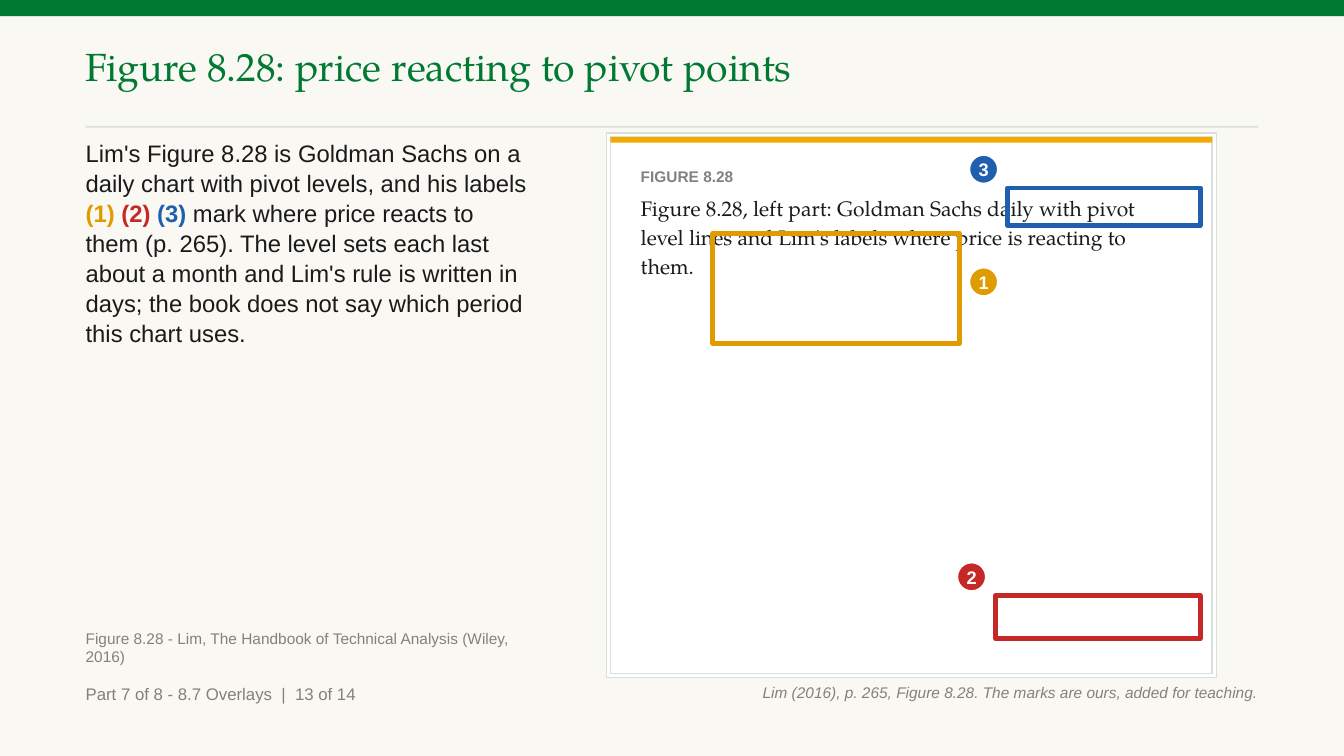
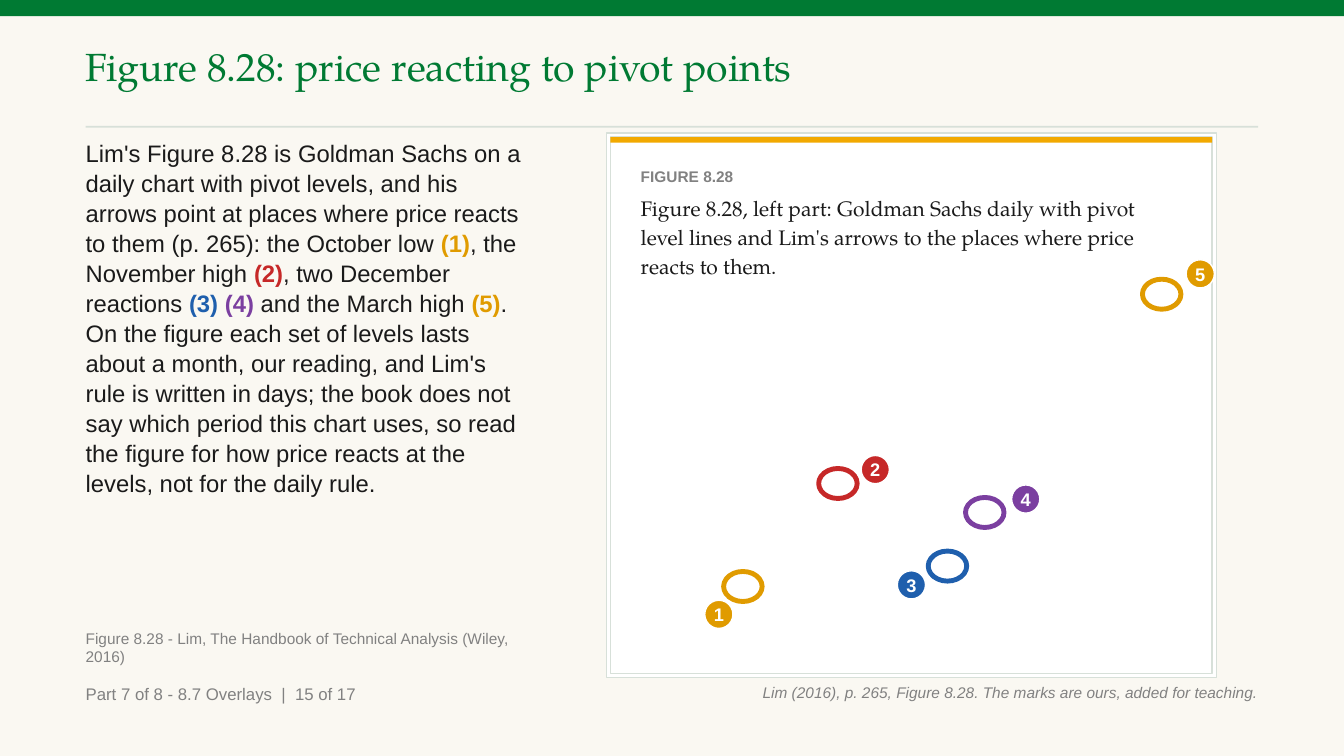
Before and after one commit to benjiesotelo-sudo/Telos_FIN1209, a slide deck: slide 213 of chapter-08/FIN1209-Chapter-08-Student-Edition.pptx (slide 207 before the commit). Drawn at 1344x756 pixels with LibreOffice and Linux fonts; fonts in the diff are those of the drawing. Boxes give left, top, right and bottom in pixels: in the first picture for what was removed or moved away, otherwise in the second. Text is boxed around its words. In the diff, an @@ line names an element or a change of style, - is before the commit and + after.

Commit message:
Chapter 8 second class: apply strict read 1 (all three reports), label and key and row checks, Check 23 on our own day, 137 slides

```diff
--- a/chapter-08/FIN1209-Chapter-08-Student-Edition.pptx
+++ b/chapter-08/FIN1209-Chapter-08-Student-Edition.pptx
@@ text at [86,144,520,497]: text changed @@
-Lim's Figure 8.28 is Goldman Sachs on a daily chart with pivot levels, and his labels (1) (2) (3) mark where price reacts to them (p. 265). The level sets each last about a month and Lim's rule is written in days; the book does not say which period this chart uses.
+Lim's Figure 8.28 is Goldman Sachs on a daily chart with pivot levels, and his arrows point at places where price reacts to them (p. 265): the October low (1), the November high (2), two December reactions (3) (4) and the March high (5). On the figure each set of levels lasts about a month, our reading, and Lim's rule is written in days; the book does not say which period this chart uses, so read the figure for how price reacts at the levels, not for the daily rule.
@@ text at [641,200,1135,275]: text changed @@
-Figure 8.28, left part: Goldman Sachs daily with pivot level lines and Lim's labels where price is reacting to them.
+Figure 8.28, left part: Goldman Sachs daily with pivot level lines and Lim's arrows to the places where price reacts to them.
@@ rectangle removed at [1008,189,1201,226] @@
@@ rectangle removed at [713,234,960,344] @@
@@ ellipse added at [1187,260,1215,288], fill #E09B00, outline #FFFFFF 1 pt, 13 pt, text #FFFFFF, bold @@
+5
@@ ellipse added at [1142,279,1181,310], outline #E09B00 3.5 pt @@
@@ ellipse added at [819,469,857,499], outline #C62828 3.5 pt @@
@@ ellipse "2": place and size @@
-ellipse "2" at [958,563,986,591]
+ellipse "2" at [861,456,889,484]
@@ ellipse added at [966,498,1004,528], outline #7B3FA0 3.5 pt @@
@@ ellipse added at [1012,485,1041,513], fill #7B3FA0, outline #FFFFFF 1 pt, 13 pt, text #FFFFFF, bold @@
+4
@@ ellipse added at [929,552,967,582], outline #1F5FAD 3.5 pt @@
@@ ellipse added at [724,572,762,602], outline #E09B00 3.5 pt @@
@@ ellipse "3": place and size @@
-ellipse "3" at [970,155,998,184]
+ellipse "3" at [897,571,926,599]
@@ rectangle removed at [996,596,1201,639] @@
@@ ellipse "1": place and size @@
-ellipse "1" at [970,268,998,296]
+ellipse "1" at [705,600,733,628]
@@ text at [86,688,356,704]: text changed @@
-Part 7 of 8 - 8.7 Overlays | 13 of 14
+Part 7 of 8 - 8.7 Overlays | 15 of 17
```
Also in this commit, not shown: 83 other slides changed, 7 slides added, 11 other files.
